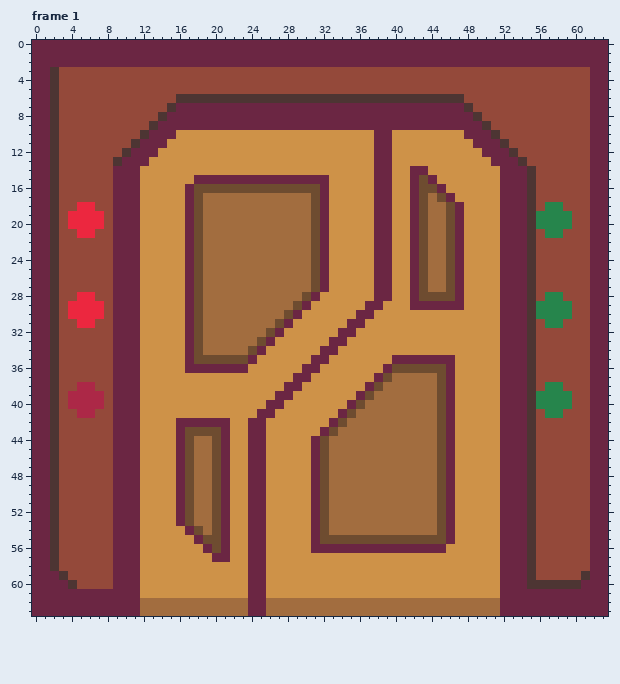
Pixel-art file -- Door/Warehouse Door/WarehouseDoor.aseprite. Above is the file before it was changed.
64x64 pixels, 14 frames. Shown: frame 1. The commit also changed other frames, which this record leaves out.
Now the later version:
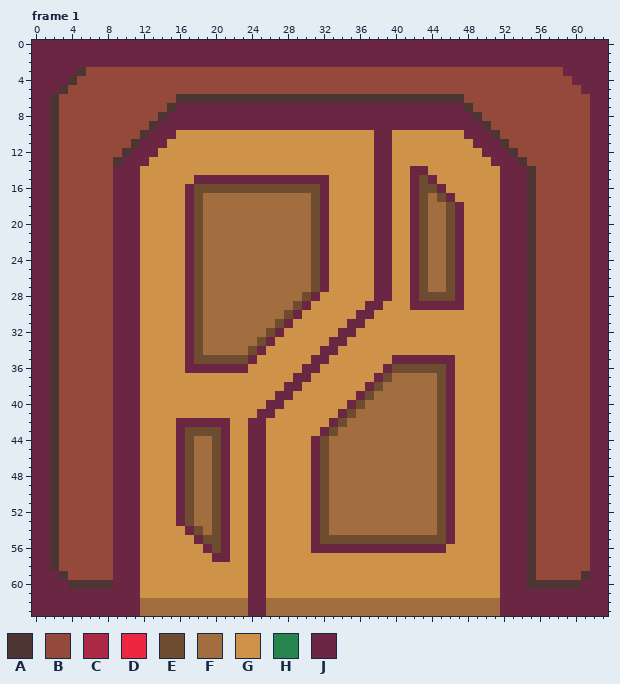
Palette (. is transparent): A #4d3533  B #94493a  C #ac2847  D #ec273f  E #6e4c30  F #a26d3f  G #ce9248  H #26854c  J #6b2643
Diff:
layer "Old" now hidden
layer "Base" added
layer "Layer" removed
Changed rows in their new state; - is an unchanged pixel.
Frame 1, layer "Base":
first column x 2:
 3 JJJA-----------------------------------------------------JJJ
 4 JJA-------------------------------------------------------JJ
 5 JA---------------------------------------------------------J
first column x 4:
18 -BB--------------------------------------------------BB-
19 BBBB------------------------------------------------BBBB
20 BBBB------------------------------------------------BBBB
21 -BB--------------------------------------------------BB-
first column x 4:
28 -BB--------------------------------------------------BB-
29 BBBB------------------------------------------------BBBB
30 BBBB------------------------------------------------BBBB
31 -BB--------------------------------------------------BB-
first column x 4:
38 -BB--------------------------------------------------BB-
39 BBBB------------------------------------------------BBBB
40 BBBB------------------------------------------------BBBB
41 -BB--------------------------------------------------BB-
first column x 5:
60 AAAA
